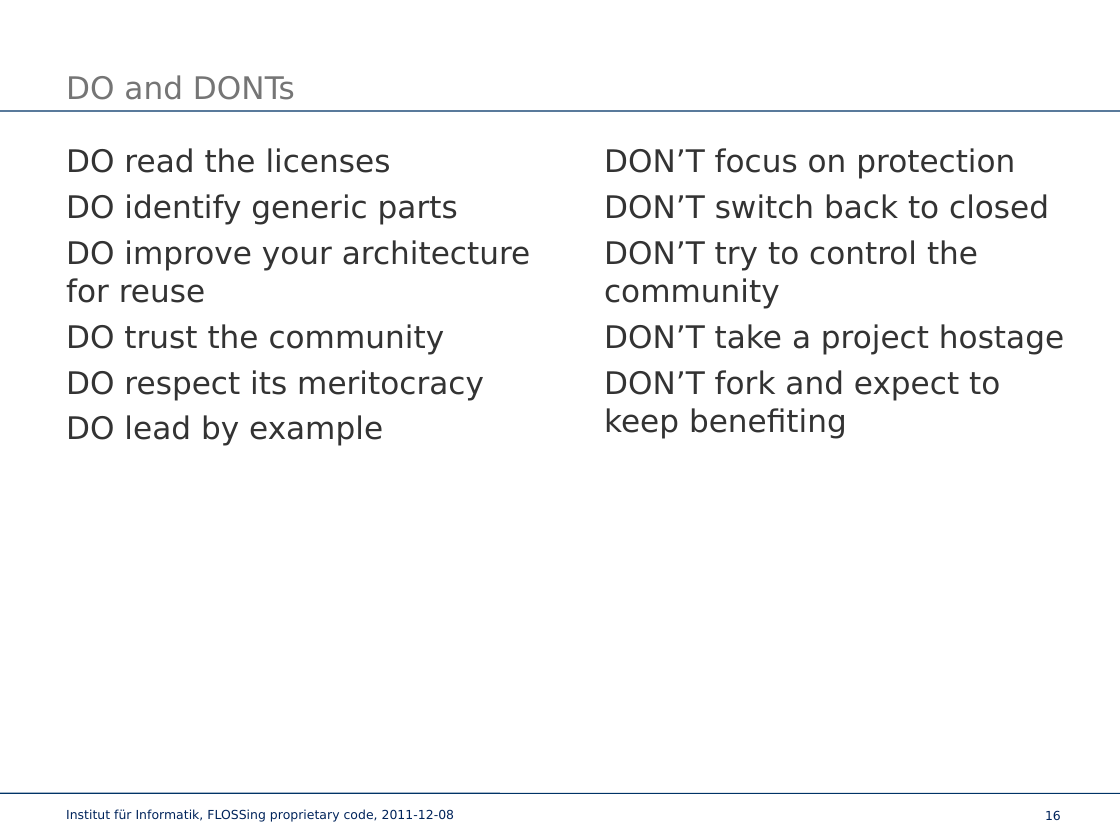
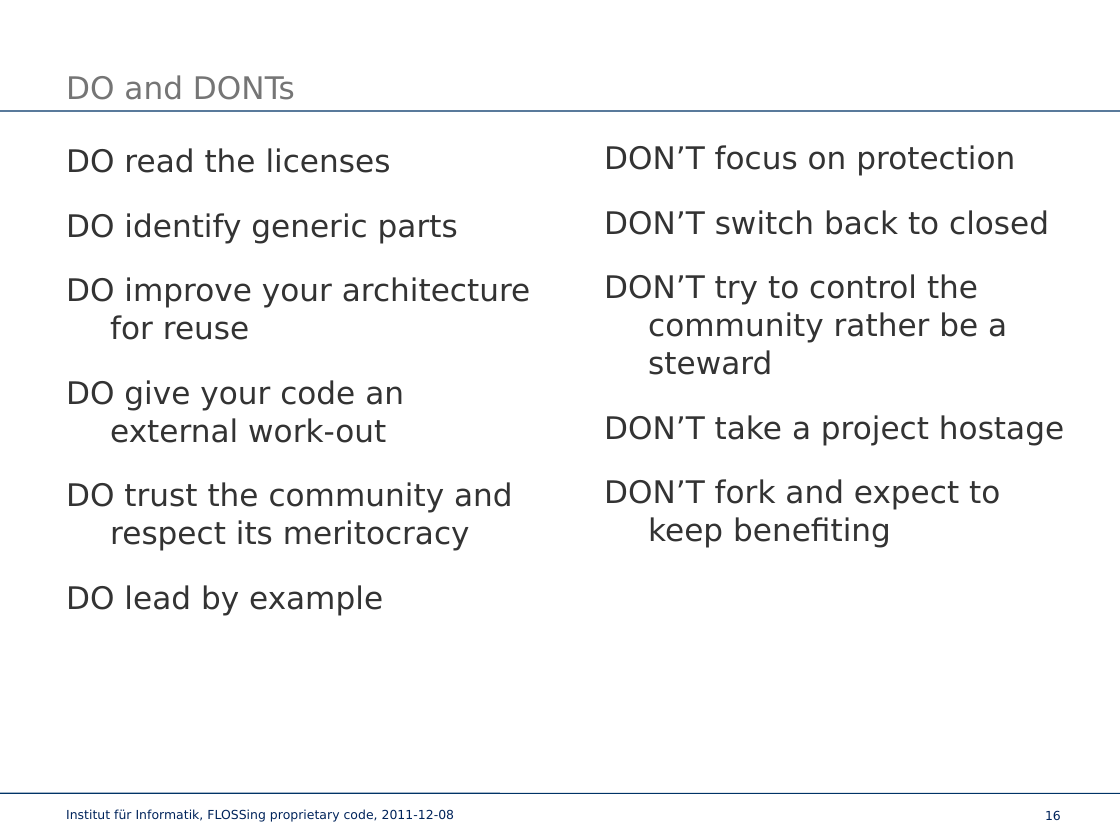
Before and after one commit to davkal/flossing-proprietary-code-talk, a slide deck: slide 16 of bse_david_kaltschmidt_flossing.pptx. Drawn at 1120x840 pixels with LibreOffice and Linux fonts; fonts in the diff are those of the drawing; background and template pictures are left out. Boxes give left, top, right and bottom in pixels: in the first picture for what was removed or moved away, otherwise in the second. Text is boxed around its words. In the diff, an @@ line names an element or a change of style, - is before the commit and + after.

```diff
--- a/bse_david_kaltschmidt_flossing.pptx
+++ b/bse_david_kaltschmidt_flossing.pptx
@@ text at (x1=66, y1=148, x2=530, y2=615): indent changed; more space between paragraphs @@
@@ text at (x1=604, y1=145, x2=1064, y2=548): indent changed; more space between paragraphs @@
@@ text at (x1=604, y1=274, x2=1007, y2=375): text changed @@
-DON’T try to control the community
+DON’T try to control the community rather be a steward
@@ text at (x1=66, y1=380, x2=513, y2=551): text changed @@
-DO trust the community
-DO respect its meritocracy
+DO give your code an external work-out
+DO trust the community and respect its meritocracy
```
Also in this commit, not shown: 7 other slides changed, 1 other file.
